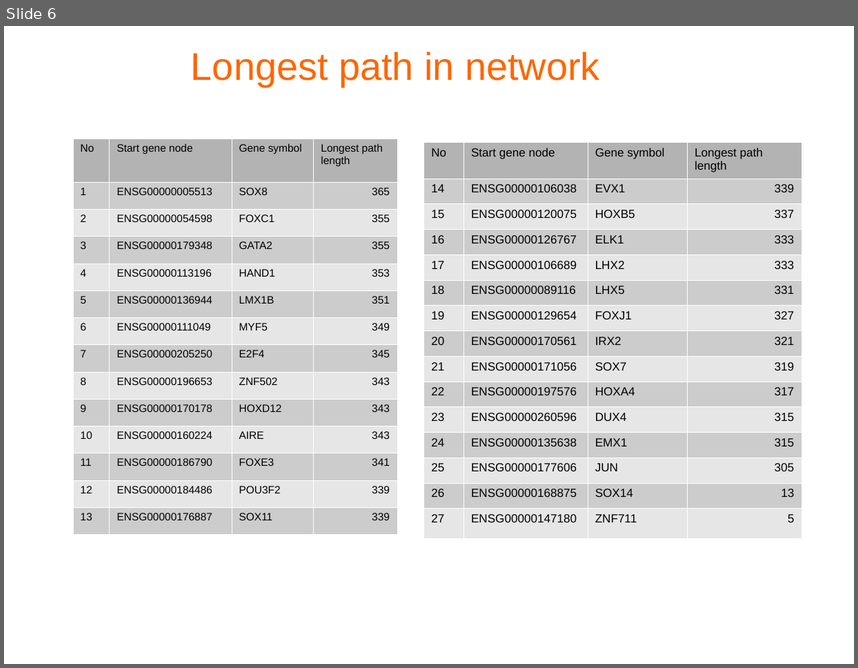
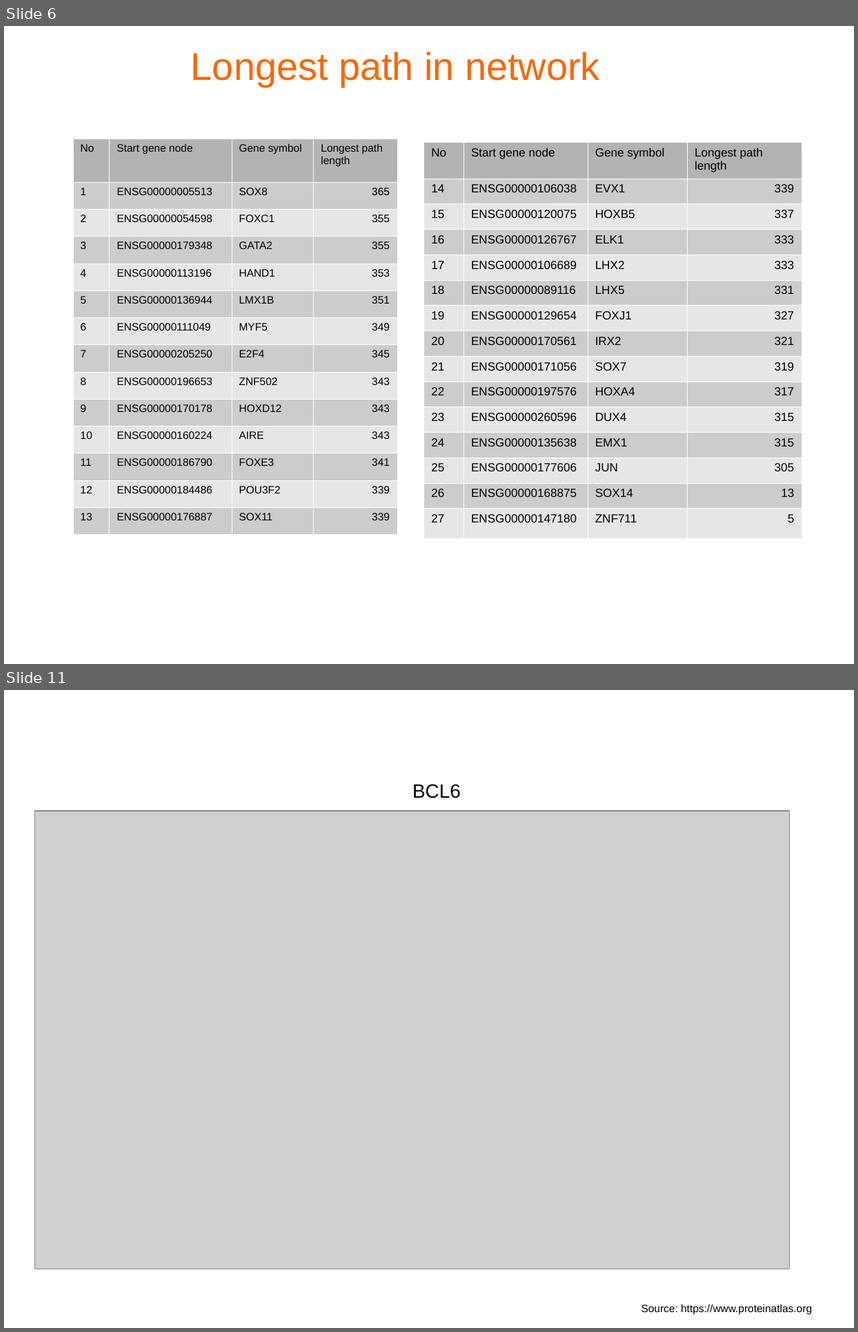
Before and after one commit to barbarian1803/python-grn, a slide deck: data/Result summary.odp. Shown one above the other, each under a label of ours: slide 6 before the commit, slides 6 and 11 after it; the slides between them are not shown. The pictures are 858x668 and 858x1332 pixels, drawn with LibreOffice and Linux fonts; fonts in the diff are those of the drawing; grey boxes stand for pictures; background and template pictures are left out. Boxes give left, top, right and bottom in pixels: in the first picture for what was removed or moved away, otherwise in the second. Text is boxed around its words. In the diff, an @@ line names an element or a change of style, - is before the commit and + after.

```diff
--- a/data/Result summary.odp
+++ b/data/Result summary.odp
@@ slide 11 added at bbox=[4, 690, 854, 1328], background #FFFFFF @@
@@ text added at bbox=[412, 784, 461, 798], 18 pt, text #000000 @@
+BCL6
@@ picture added at bbox=[35, 811, 790, 1268] @@
@@ text added at bbox=[642, 1303, 812, 1314], 10 pt, text #000000 @@
+Source: https://www.proteinatlas.org
```
Also in this commit, not shown: 1 slide changed, 6 other slides added, 4 slides removed, 8 other files.
